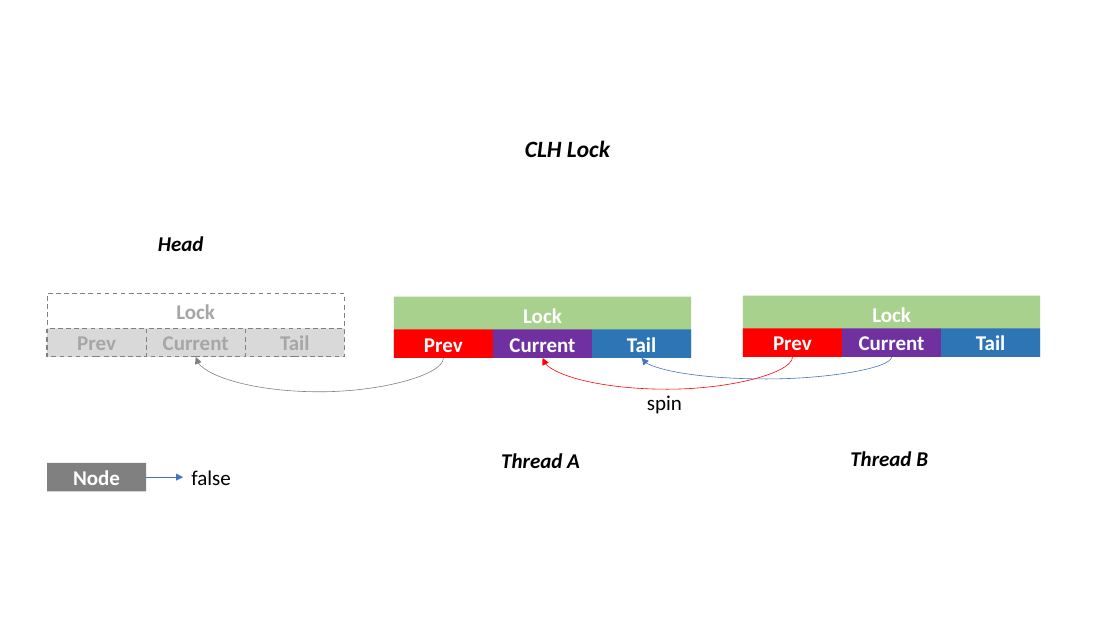
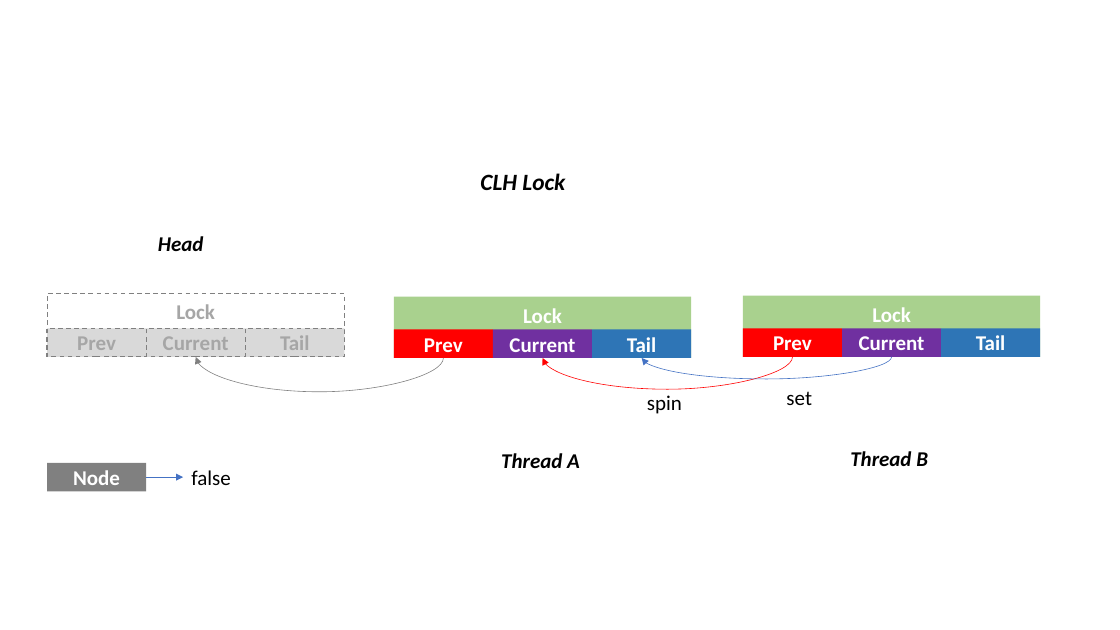
Before and after one commit to joyrap/joyrap.github.io, a slide deck: slide 3 of ppt/Locks_on_multicore.pptx. Drawn at 1120x630 pixels with LibreOffice and Linux fonts; fonts in the diff are those of the drawing. Boxes give left, top, right and bottom in pixels: in the first picture for what was removed or moved away, otherwise in the second. Text is boxed around its words. In the diff, an @@ line names an element or a change of style, - is before the commit and + after.

```diff
--- a/ppt/Locks_on_multicore.pptx
+++ b/ppt/Locks_on_multicore.pptx
@@ text "CLH Lock": place and size @@
-text "CLH Lock" at (525,140,610,157)
+text "CLH Lock" at (480,173,565,190)
@@ text added at (786,391,812,405), 18 pt, text #000000 @@
+set
```
Also in this commit, not shown: 1 other slide changed, 2 other files.
